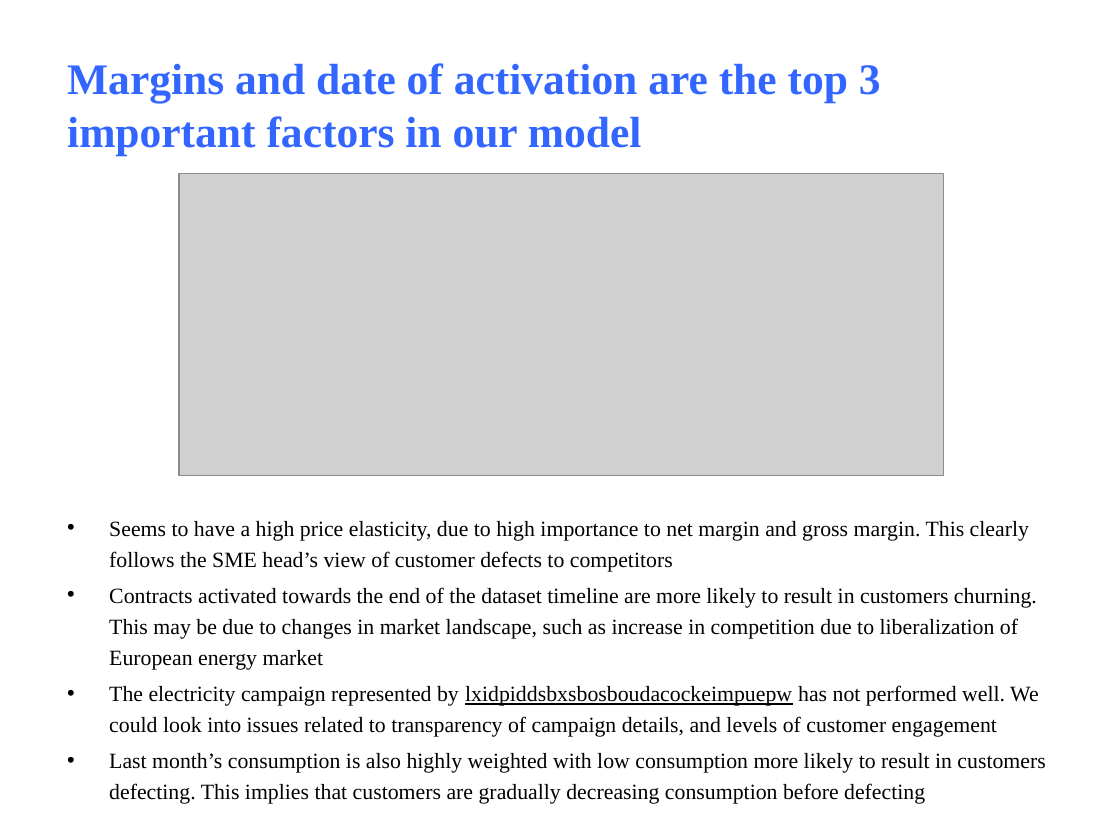
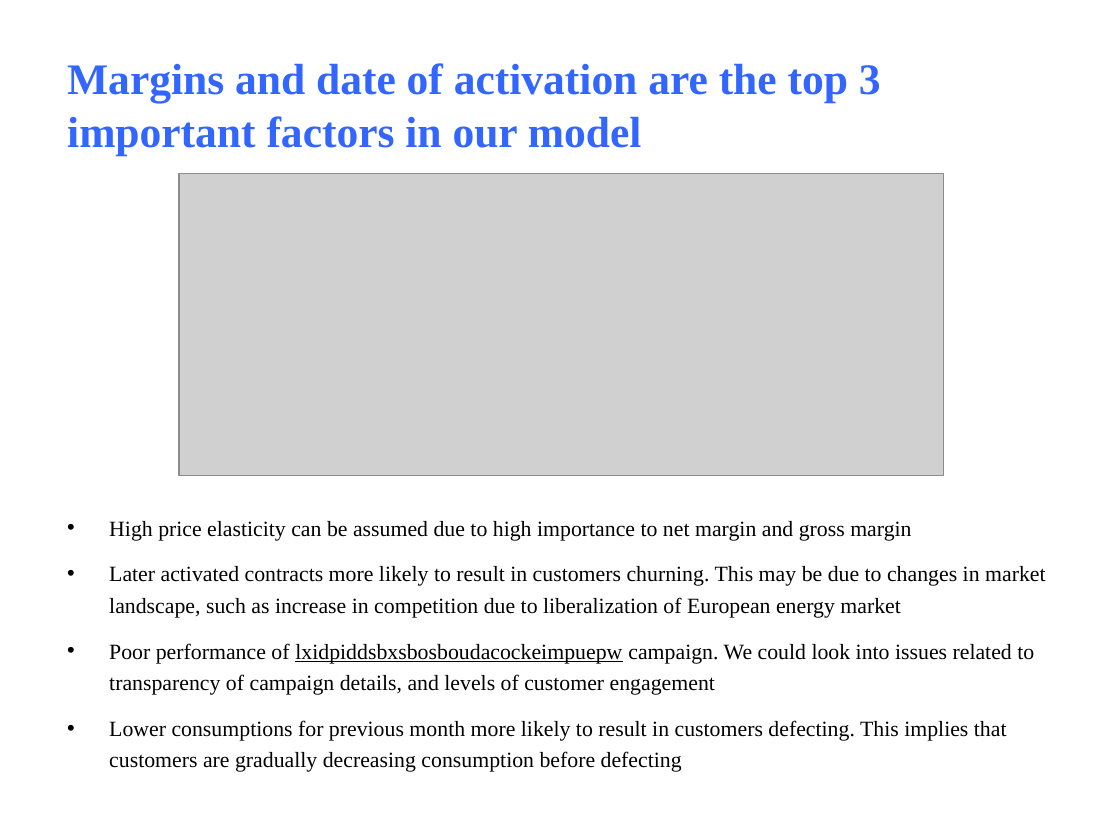
Before and after one commit to sgoenka/bcggamma, a slide deck: slide 5 of bcggamma_ppt.pptx. Drawn at 1120x840 pixels with LibreOffice and Linux fonts; fonts in the diff are those of the drawing; grey boxes stand for pictures. Boxes give left, top, right and bottom in pixels: in the first picture for what was removed or moved away, otherwise in the second. Text is boxed around its words. In the diff, an @@ line names an element or a change of style, - is before the commit and + after.

```diff
--- a/bcggamma_ppt.pptx
+++ b/bcggamma_ppt.pptx
@@ text at [109, 521, 1045, 772]: text changed @@
-• Seems to have a high price elasticity, due to high importance to net margin and gross margin. This clearly follows the SME head’s view of customer defects to competitors
-• Contracts activated towards the end of the dataset timeline are more likely to result in customers churning. This may be due to changes in market landscape, such as increase in competition due to liberalization of European energy market
-• The electricity campaign represented by lxidpiddsbxsbosboudacockeimpuepw has not performed well. We could look into issues related to transparency of campaign details, and levels of customer engagement
-• Last month’s consumption is also highly weighted with low consumption more likely to result in customers defecting. This implies that customers are gradually decreasing consumption before defecting
+• High price elasticity can be assumed due to high importance to net margin and gross margin
+• Later activated contracts more likely to result in customers churning. This may be due to changes in market landscape, such as increase in competition due to liberalization of European energy market
+• Poor performance of lxidpiddsbxsbosboudacockeimpuepw campaign. We could look into issues related to transparency of campaign details, and levels of customer engagement
+• Lower consumptions for previous month more likely to result in customers defecting. This implies that customers are gradually decreasing consumption before defecting
```
Also in this commit, not shown: 7 other slides changed, 2 other files.
